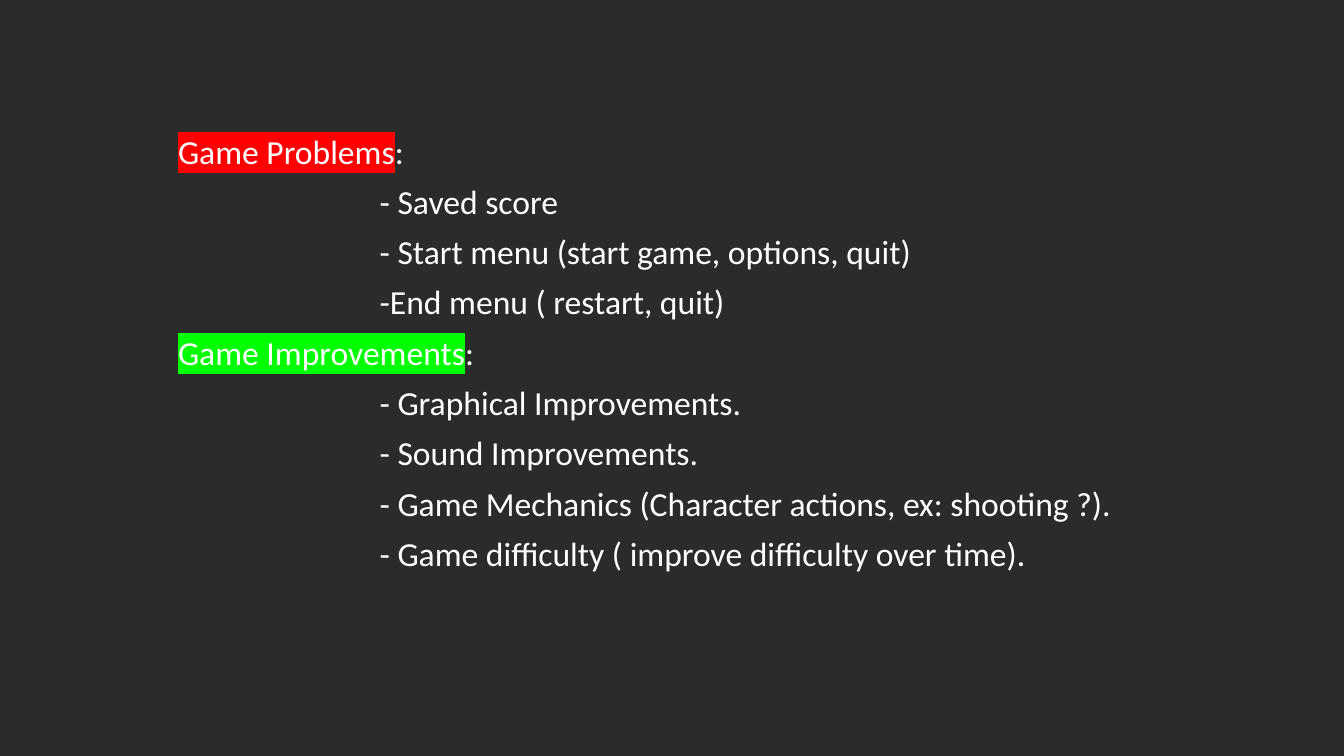
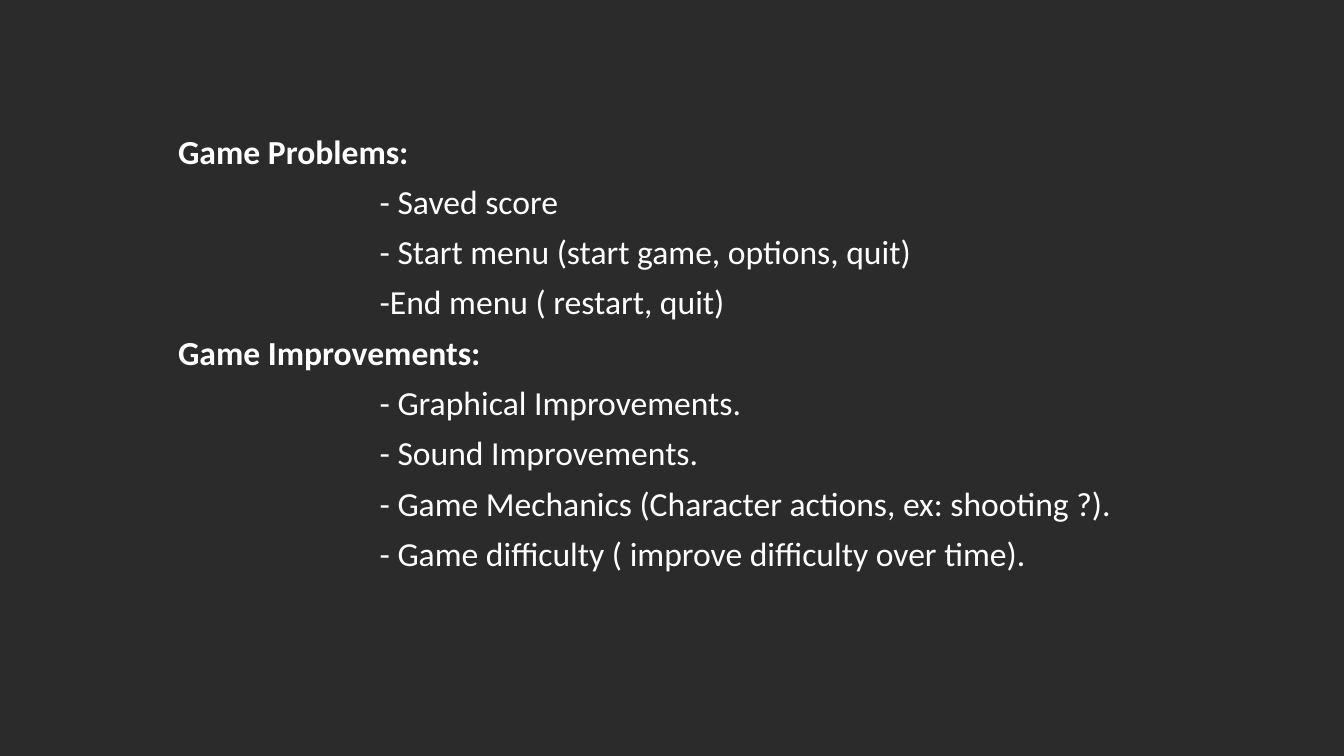
Before and after one commit to SStyles93/SAE921-GPR4100-CPlusPlus-Class-SStyles-Box2D-ToTheMoon, a slide deck: slide 3 of To the Moon and back.pptx. Drawn at 1344x756 pixels with LibreOffice and Linux fonts; fonts in the diff are those of the drawing; background and template pictures are left out; a plain dark background stands for a picture behind light text. Boxes give left, top, right and bottom in pixels: in the first picture for what was removed or moved away, otherwise in the second. Text is boxed around its words. In the diff, an @@ line names an element or a change of style, - is before the commit and + after.

Commit message:
Game Loop complete
-Game Loop complete (start screen & end screen)

```diff
--- a/To the Moon and back.pptx
+++ b/To the Moon and back.pptx
@@ subtitle at [178, 140, 481, 371]: highlight #FF0000 to none in "Game Problems:"; bold on in "Game Problems:", "Game Improvements:"; highlight #00FF00 to none in "Game Improvements:" @@
```
Also in this commit, not shown: 4 other slides changed, 1 slide added, 1 slide removed, 14 other files.
